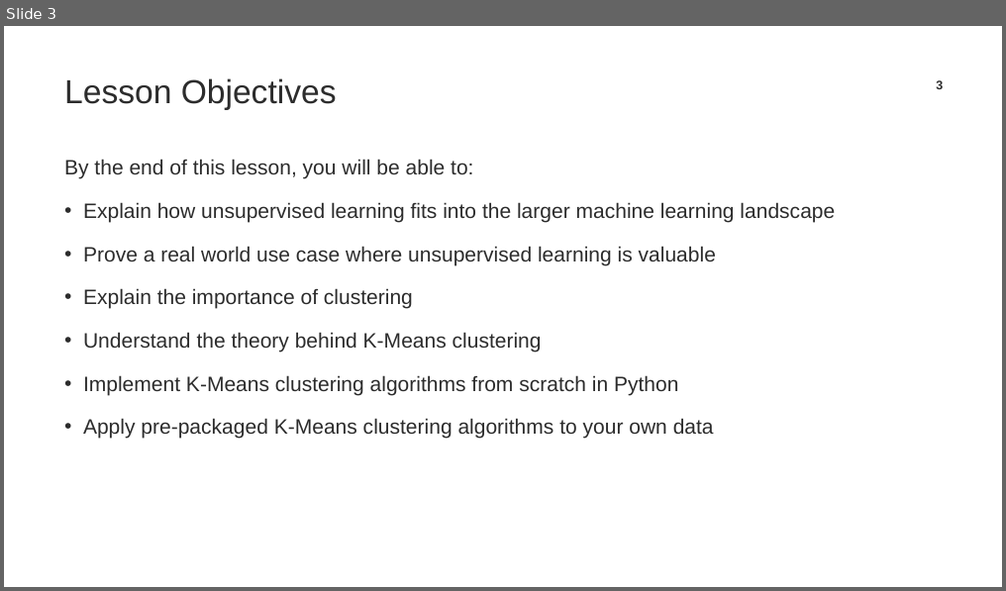
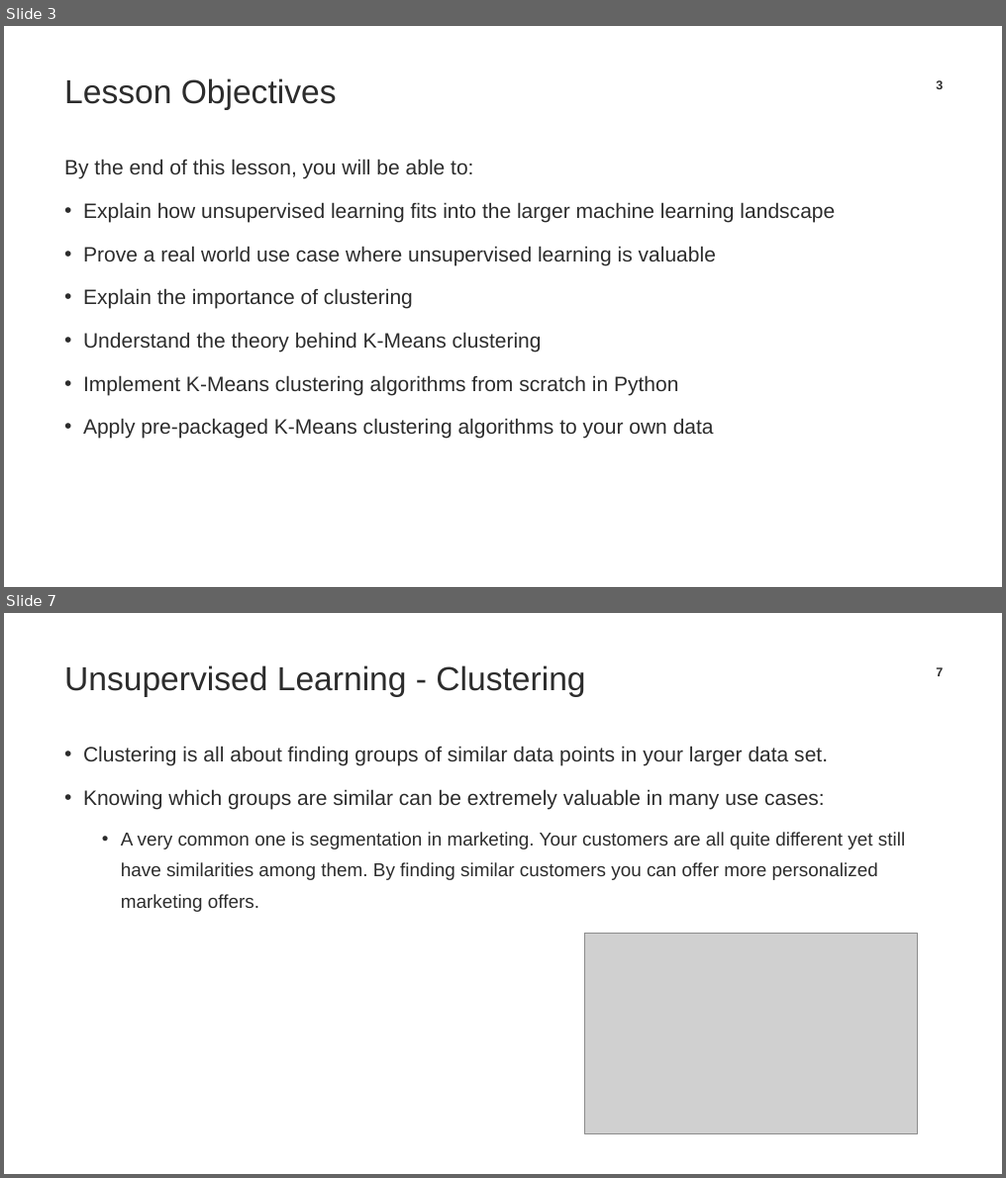
Before and after one commit to TrainingByPackt/Applied-Unsupervised-Learning-with-Python, a slide deck: CH1/Chapter1_PPT.pptx. Shown one above the other, each under a label of ours: slide 3 before the commit, slides 3 and 7 after it; the slides between them are not shown. The pictures are 1006x591 and 1006x1178 pixels, drawn with LibreOffice and Linux fonts; fonts in the diff are those of the drawing; grey boxes stand for pictures; background and template pictures are left out. Boxes give left, top, right and bottom in pixels: in the first picture for what was removed or moved away, otherwise in the second. Text is boxed around its words. In the diff, an @@ line names an element or a change of style, - is before the commit and + after.

```diff
--- a/CH1/Chapter1_PPT.pptx
+++ b/CH1/Chapter1_PPT.pptx
@@ slide 7 added at (4, 613, 1002, 1174), background #FFFFFF @@
@@ title added at (64, 665, 585, 697), 32 pt, text #2C2C2C @@
+Unsupervised Learning - Clustering
@@ page number added at (936, 667, 943, 676), 12 pt, text #2C2C2C, bold @@
+7
@@ text added at (83, 746, 905, 912), 18 pt, text #2C2C2C @@
+• Clustering is all about finding groups of similar data points in your larger data set.
+• Knowing which groups are similar can be extremely valuable in many use cases:
+  • A very common one is segmentation in marketing. Your customers are all quite different yet still have similarities among them. By finding similar customers you can offer more personalized marketing offers.
@@ picture added at (585, 934, 918, 1135) @@
```
Also in this commit, not shown: 11 slides changed, 21 other slides added, 45 slides removed, 1 other file.
